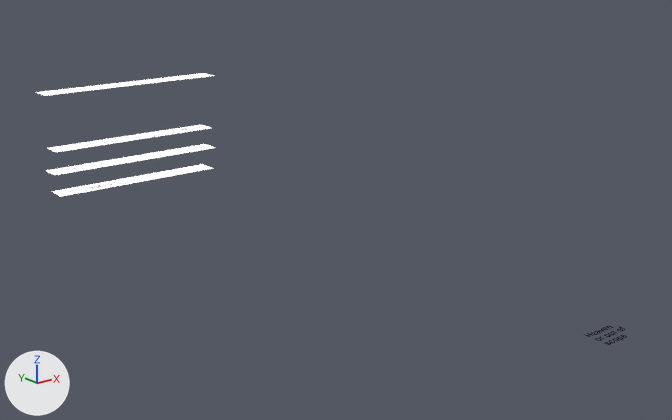
Renders of the Blender file Blend/decks.blend from each side of a commit.
Rendered twice from a camera (50 mm lens) standing at (-113.9, -232.1, 72.9) and looking at (7.7, -80.1, 12.1). Arrows for +X, +Y and +Z are at lower left; the lights stay in place. The older version comes first.

Before the edit, the objects in view are built like this:
```python
ob_a_deck = bpy.data.objects.new('A_Deck', me_a_deck)
ob_a_deck.parent = ob_decks
ob_a_deck.location = (0.0, 0.0, 27.0)
ob_b_deck = bpy.data.objects.new('B_Deck', me_b_deck)
ob_b_deck.parent = ob_decks
ob_b_deck.location = (0.0, 0.0, 24.0)
ob_boat_deck = bpy.data.objects.new('_Boat_Deck', me_boat_deck)
ob_boat_deck.parent = ob_decks
ob_boat_deck.location = (0.0, 0.0, 30.0)
ob_c_deck = bpy.data.objects.new('C_Deck', me_c_deck)
ob_c_deck.parent = ob_decks
ob_c_deck.location = (0.0, 0.0, 21.0)
ob_d_deck = bpy.data.objects.new('D_Deck', me_d_deck)
ob_d_deck.parent = ob_decks
ob_d_deck.location = (0.0, 0.0, 18.0)
ob_f_deck = bpy.data.objects.new('F_Deck', me_f_deck)
ob_f_deck.parent = ob_decks
ob_f_deck.location = (0.0, 0.0, 12.0)
ob_orlop_deck = bpy.data.objects.new('Orlop_Deck', me_orlop_deck)
ob_orlop_deck.parent = ob_decks
ob_orlop_deck.location = (0.0, 0.0, 6.0)
# also in view: 'E_Deck' at (0.0, 0.0, 15.0); 'Tank_Top' at (0.0, 0.0, 3.0); 'G_Deck' at (0.0, 0.0, 9.0)
```
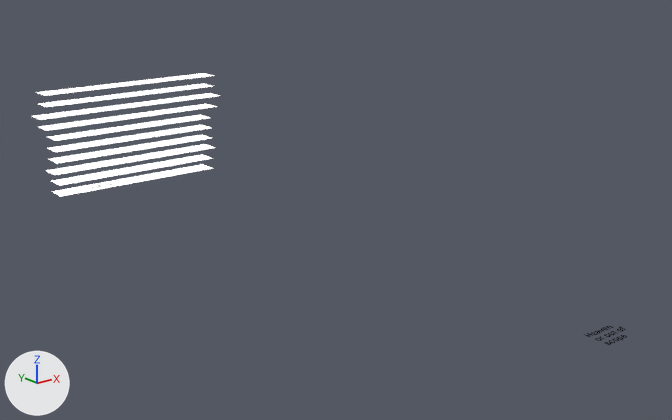
Where the change shows, as pixel boxes [x1, y1, x2, y2] in the pictures (672 x 420 px):
```json
{"object": "Orlop_Deck", "change": "shown", "after": [52, 154, 212, 186]}
{"object": "F_Deck", "change": "shown", "after": [48, 135, 211, 164]}
{"object": "B_Deck", "change": "shown", "after": [32, 93, 220, 120]}
{"object": "C_Deck", "change": "shown", "after": [39, 104, 217, 131]}
{"object": "D_Deck", "change": "shown", "after": [48, 115, 210, 141]}
{"object": "A_Deck", "change": "shown", "after": [39, 83, 213, 107]}
```

The change, as JSON lines over the scene's bpy script:
```json
{"op": "remove", "block": "ob_a_deck", "code": "ob_a_deck.hide_set(True)"}
{"op": "remove", "block": "ob_b_deck", "code": "ob_b_deck.hide_set(True)"}
{"op": "remove", "block": "ob_c_deck", "code": "ob_c_deck.hide_set(True)"}
{"op": "remove", "block": "ob_d_deck", "code": "ob_d_deck.hide_set(True)"}
{"op": "remove", "block": "ob_f_deck", "code": "ob_f_deck.hide_set(True)"}
{"op": "remove", "block": "ob_orlop_deck", "code": "ob_orlop_deck.hide_set(True)"}
```
